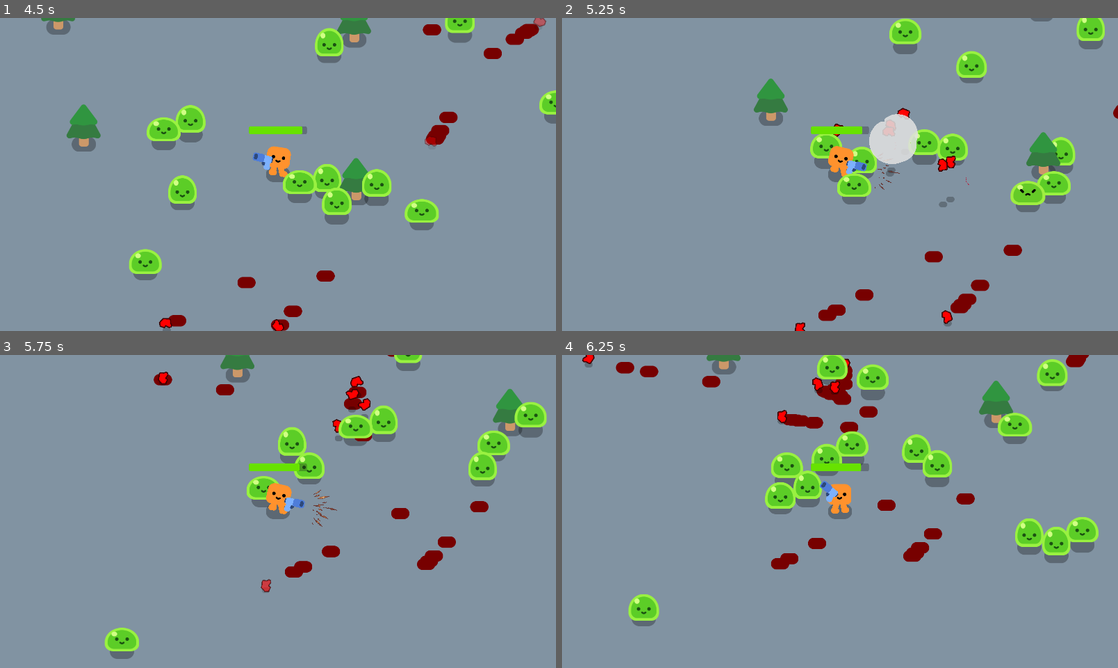
Above: before the commit, frames 1-4 (two rows, left to right).
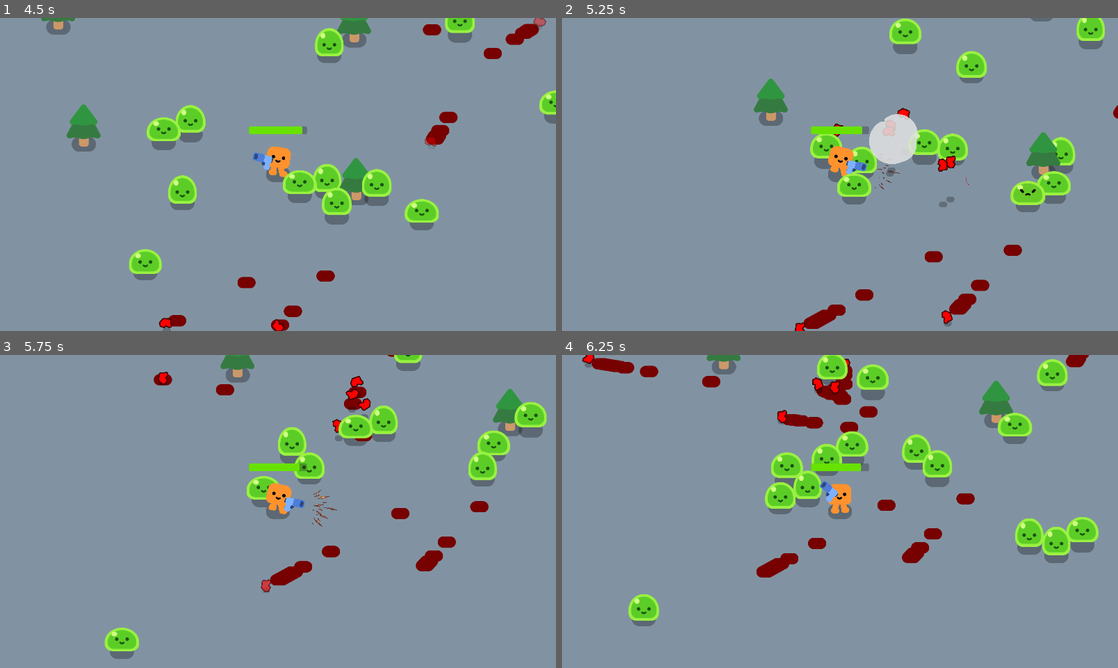
Above: after the commit, the same moments.

Repository: Technostalgic/csci4140-hw2
Game: Godot game, scene res://obj/levels/game.tscn
Two runs of this game, one before a commit and one after it. Both use one fixed random seed, a clock stepped at 60 frames per second and the inputs below. Sound files missing from this copy of the repository are replaced by a short silence.
Inputs (mouse positions are in pixels of both pictures, inside the frame that each line leads up to):
- Up to frame 1 (4.5 s): tap Enter at 0.5 s; move the mouse to (400, 158) at 0.52 s; press the mouse at (400, 158) at 0.53 s; hold D (move_right) 0.53-1.28 s; move the mouse to (166, 190) at 1.27 s; release the mouse at (166, 190) at 1.28 s; hold S (move_down) 1.28-2.03 s; click (166, 190) at 1.35 s; move the mouse to (333, 105) at 2.02 s; press the mouse at (333, 105) at 2.03 s; hold D (move_right) 2.03-2.78 s; move the mouse to (250, 237) at 2.77 s; release the mouse at (250, 237) at 2.78 s; hold W (move_up) 2.78-3.53 s; click (250, 237) at 2.85 s; move the mouse to (444, 221) at 3.52 s; press the mouse at (444, 221) at 3.53 s; hold A (move_left) from 3.53 s (still down); move the mouse to (111, 127) at 4.27 s; release the mouse at (111, 127) at 4.28 s; click (111, 127) at 4.35 s
- Up to frame 2 (5.25 s): move the mouse to (867, 174) at 5.02 s; release A (move_left) at 5.03 s; press the mouse at (867, 174) at 5.03 s; hold S (move_down) from 5.03 s (still down)
- Up to frame 3 (5.75 s): keep holding S (move_down)
- Up to frame 4 (6.25 s): move the mouse to (756, 433) at 5.77 s; release S (move_down) at 5.78 s; release the mouse at (756, 433) at 5.78 s; hold D (move_right) from 5.78 s (still down); click (756, 433) at 5.85 s

Frame 1 is identical in both runs. In frame 2, 0.2% of the frame differs, in the area x 43-74%, y 90-100%; in frame 3, 0.2%; in frame 4, 0.4%, in the area x 5-65%, y 0-72%.

Commit message:
tweaks to blood puddle effect

Diff:
--- a/src/effects/gib.gd
+++ b/src/effects/gib.gd
@@ -39,7 +39,7 @@
 		velocity.x *= friction
 		velocity.y *= friction
 		rotational_vel *= friction
-		if velocity.z > 10:
+		if velocity.z > 10 or Vector2(velocity.x, velocity.y).length_squared() > 100000:
 			Game.instance.blood_puddles.spawn_effect(global_position, 0)
 
 	shadow.position.y = air_height
